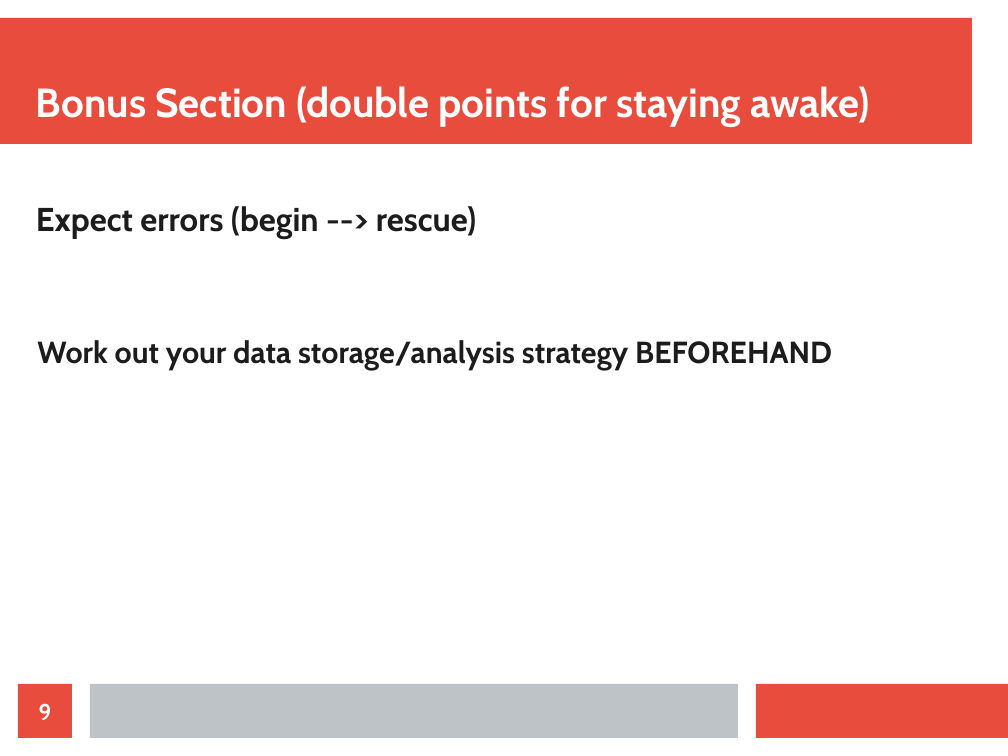
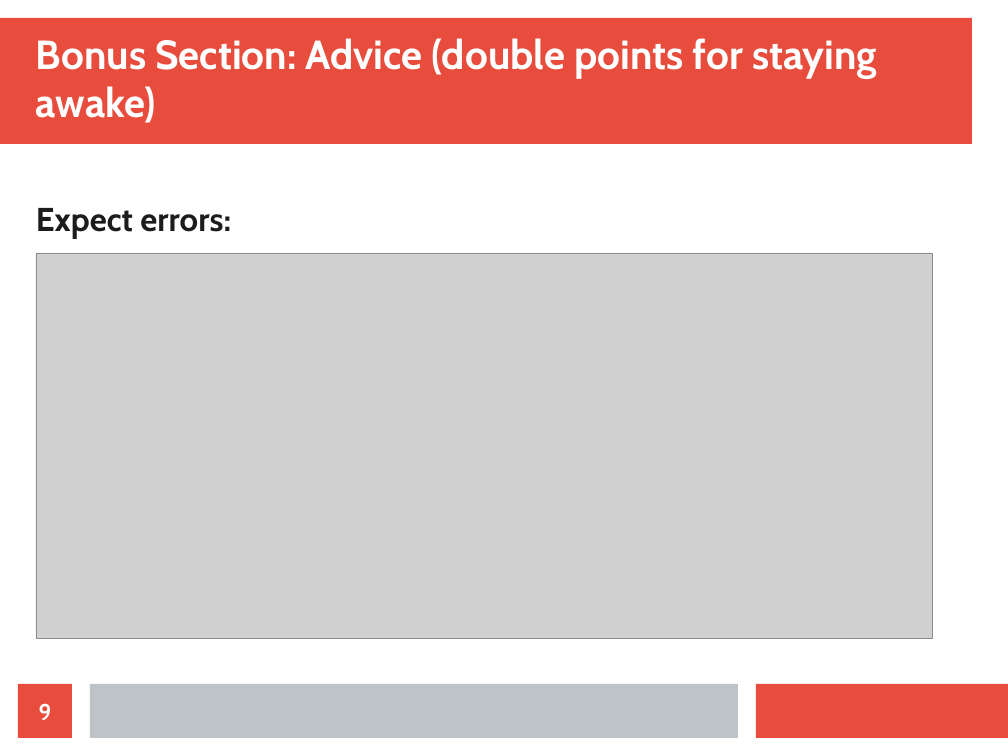
Before and after one commit to Lewington-pitsos/web_scraping_presentation, a slide deck: slide 9 of web_scraping.odp. Drawn at 1008x756 pixels with LibreOffice and Linux fonts; fonts in the diff are those of the drawing; grey boxes stand for pictures. Boxes give left, top, right and bottom in pixels: in the first picture for what was removed or moved away, otherwise in the second. Text is boxed around its words. In the diff, an @@ line names an element or a change of style, - is before the commit and + after.

Commit message:
advice section finished

```diff
--- a/web_scraping.odp
+++ b/web_scraping.odp
@@ title at bbox=[36, 38, 877, 123]: text changed @@
-Bonus Section (double points for staying awake)
+Bonus Section: Advice (double points for staying awake)
@@ text at bbox=[36, 208, 231, 238]: text changed @@
-Expect errors (begin --> rescue)
+Expect errors:
@@ picture added at bbox=[36, 253, 933, 638] @@
@@ text removed at bbox=[37, 340, 832, 370] @@
-Work out your data storage/analysis strategy BEFOREHAND
```
Also in this commit, not shown: 1 other slide changed, 5 slides added, 1 slide removed, 8 other files.
